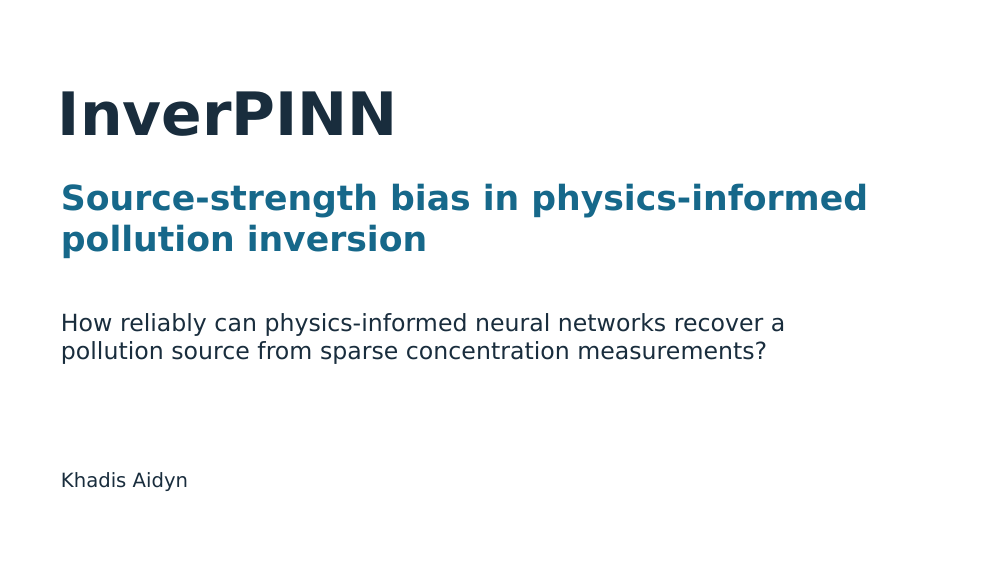
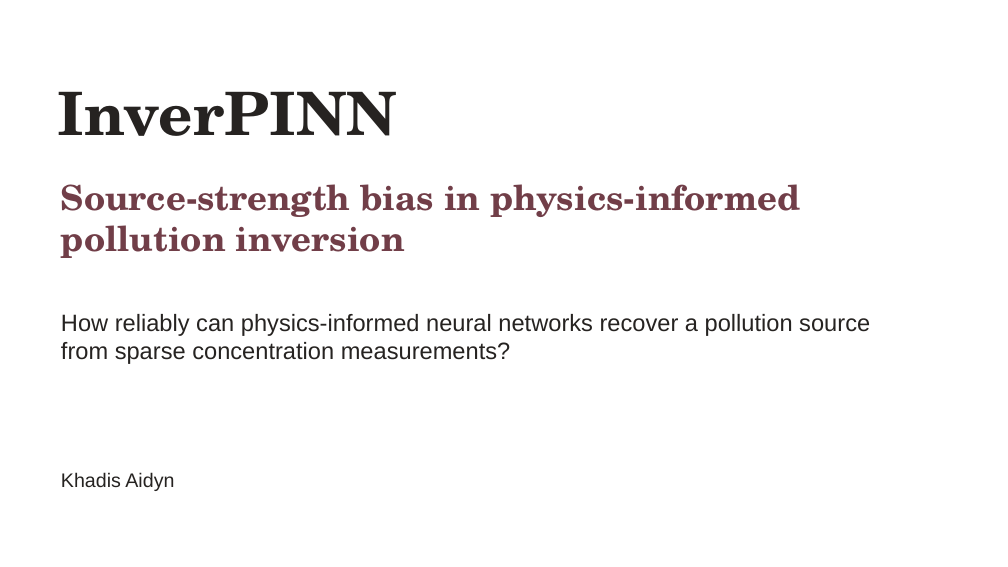
Before and after one commit to hadisaidyn/InverPINN, a slide deck: slide 1 of presentation/InverPINN_Presentation.pptx. Drawn at 1008x567 pixels with LibreOffice and Linux fonts; fonts in the diff are those of the drawing. Boxes give left, top, right and bottom in pixels: in the first picture for what was removed or moved away, otherwise in the second. Text is boxed around its words. In the diff, an @@ line names an element or a change of style, - is before the commit and + after.

```diff
--- a/presentation/InverPINN_Presentation.pptx
+++ b/presentation/InverPINN_Presentation.pptx
@@ text "InverPINN" at [58,91,396,136]: font DejaVu Sans to TeX Gyre Schola, text colour #192D3D to #262321 @@
@@ text "Source-strength bias in physics-informed pollution ..." at [61,184,801,258]: font DejaVu Sans to TeX Gyre Schola, text colour #16688A to #713E48 @@
@@ text "How reliably can physics-informed neural ..." at [61,314,870,364]: font DejaVu Sans to Arial, text colour #192D3D to #262321 @@
@@ text "Khadis Aidyn" at [61,472,174,491]: font DejaVu Sans to Arial, text colour #192D3D to #262321 @@
```
Also in this commit, not shown: 9 other slides changed, 10 other files.
